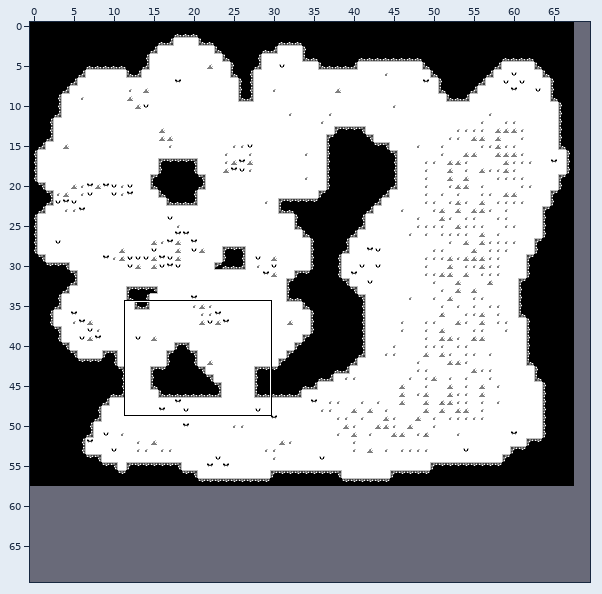
One commit to this LDtk project: src/Resources/Levels/world.ldtk. Above: a wide view before the commit, with the close-up outlined.
Close-up. Old version:
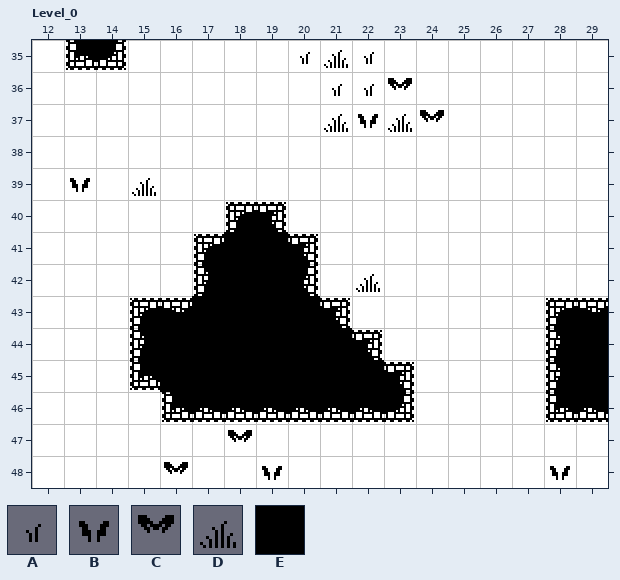
Cells are 16x16 px. Shown: Level_0 x 12..29, y 35..48. The commit also changed other parts of the map, which this record leaves out. The old version is drawn lined up with the new one.
Key: from "Tileset_table_16_16": A 20, B 21, C 22, D 23; from "Walls": E 1.
_ is an empty cell.
Layers that did not change in this view are not listed.
Layer "Grass" before, first column x 12:
35 ________ADA_______
36 _________AAC______
37 _________DBDC_____
38 __________________
39 _B_D______________
40 __________________
41 __________________
42 __________D_______
43 __________________
44 __________________
45 __________________
46 __________________
47 ______C___________
48 ____C__B________B_
Layer "Walls" before, first column x 12:
35 _EE_______________
36 __________________
37 __________________
38 __________________
39 __________________
40 ______EE__________
41 _____EEEE_________
42 _____EEEE_________
43 ___EEEEEEE______EE
44 ___EEEEEEEE_____EE
45 ___EEEEEEEEE____EE
46 ____EEEEEEEE____EE
47 __________________
48 __________________
And afterwards:
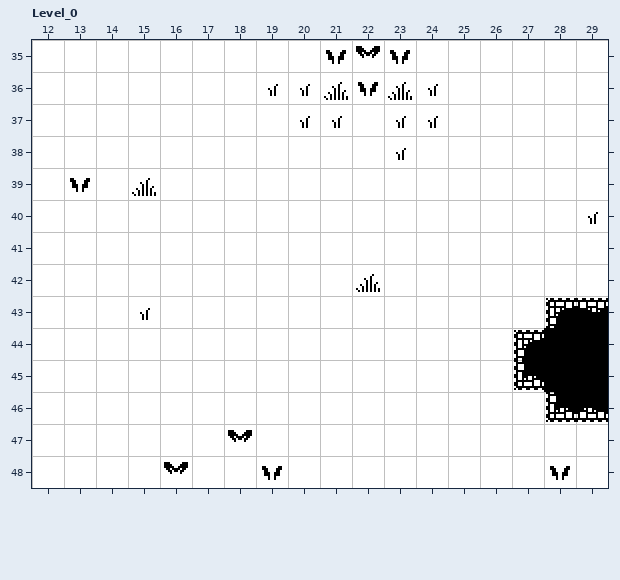
The edit:
{"change": "map size 68x58 -> 70x70 cells"}
{"where": "layer \"Grass\""}
{"y":35,"x":20,"old":"ADA_","new":"_BCB"}
{"y":36,"x":19,"old":"__AAC_","new":"AADBDA"}
{"y":37,"x":20,"old":"_DBDC","new":"AA_AA"}
{"y":38,"x":23,"old":"_","new":"A"}
{"y":40,"x":29,"old":"_","new":"A"}
{"y":43,"x":15,"old":"_","new":"A"}
{"where": "layer \"Walls\""}
{"y":35,"x":13,"old":"EE","new":"__"}
{"y":40,"x":18,"old":"EE","new":"__"}
{"y":41,"x":17,"old":"EEEE","new":"____"}
{"y":42,"x":17,"old":"EEEE","new":"____"}
{"y":43,"x":15,"old":"EEEEEEE","new":"_______"}
{"y":44,"x":15,"old":"EEEEEEEE","new":"________"}
{"y":44,"x":27,"old":"_","new":"E"}
{"y":45,"x":15,"old":"EEEEEEEEE","new":"_________"}
{"y":45,"x":27,"old":"_","new":"E"}
{"y":46,"x":16,"old":"EEEEEEEE","new":"________"}
